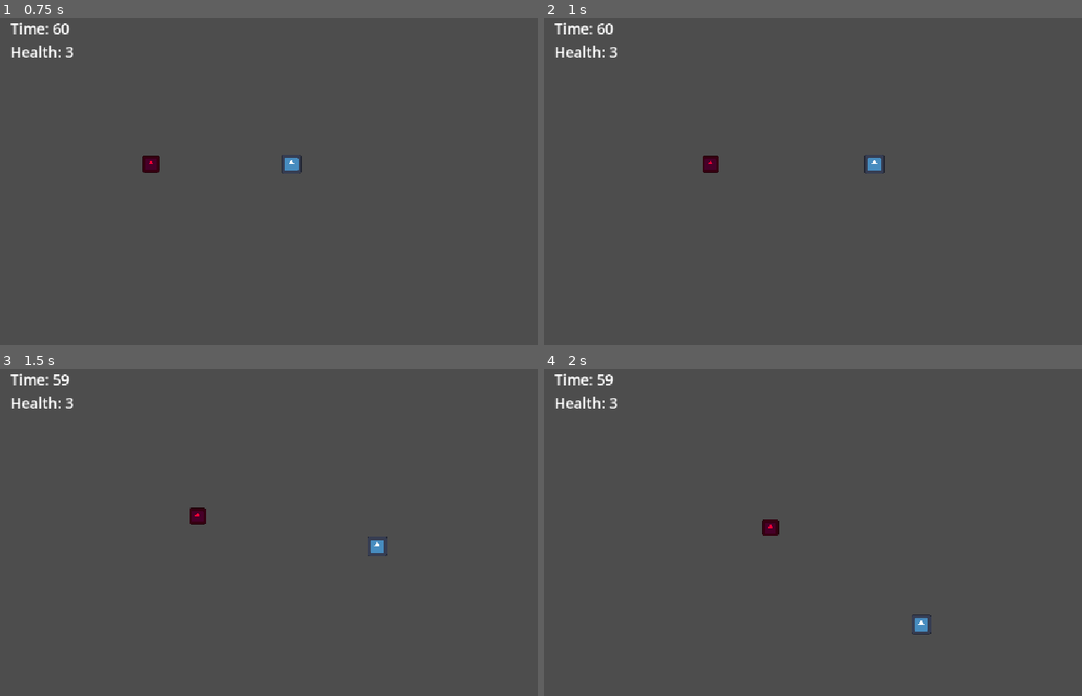
Above: before the commit, frames 1-4 (two rows, left to right).
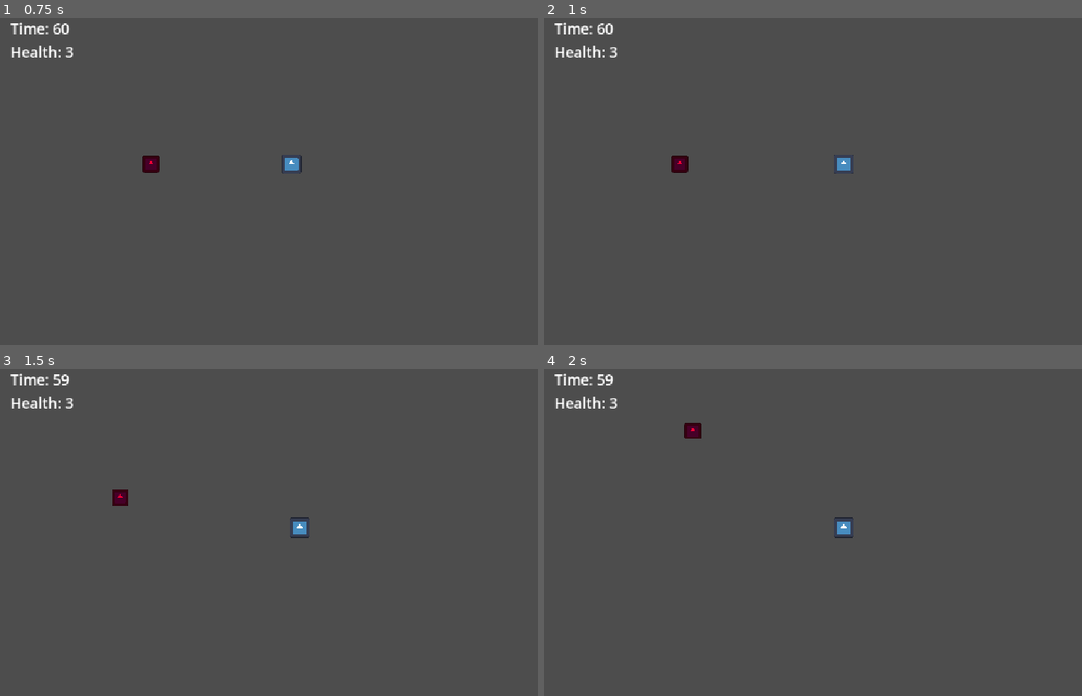
Above: after the commit, the same moments.

Repository: Tin0709/Last60Seconds
Game: Godot game, scene res://game.tscn
The game is run twice, just before and just after one commit, with the same random seed, the same clock (stepped at 60 frames per second) and the same inputs. The engine's default icon, where the game draws it, is replaced by a stand-in: a white triangle on a blue panel in a dark square.
Inputs:
- Up to frame 1 (0.75 s): hold D (move_right) from 0.53 s (still down)
- Up to frame 2 (1 s): keep holding D (move_right)
- Up to frame 3 (1.5 s): release D (move_right) at 1.28 s; hold S (move_down) from 1.28 s (still down)
- Up to frame 4 (2 s): keep holding S (move_down)

Frame 1 is identical in both runs. In frame 2, 0.5% of the frame differs, in the area x 23-64%, y 41-48%; in frame 3, 0.5%; in frame 4, 0.6%, in the area x 26-73%, y 16-82%.

Commit message:
Add camera and larger world bounds

Diff:
--- a/game.gd
+++ b/game.gd
@@ -1,4 +1,6 @@
 extends Node2D
+
+@export var world_bounds: Rect2 = Rect2(0, 0, 2400, 1600)
 
 var time_remaining: float = 60.0
 var game_ended: bool = false
@@ -9,6 +11,12 @@
 @onready var health_label: Label = $HUD/HealthLabel
 
 func _ready() -> void:
+	$Player.world_bounds = world_bounds
+	var camera: Camera2D = $Player/Camera2D
+	camera.limit_left = int(world_bounds.position.x)
+	camera.limit_top = int(world_bounds.position.y)
+	camera.limit_right = int(world_bounds.end.x)
+	camera.limit_bottom = int(world_bounds.end.y)
 	$Player.health_changed.connect(_on_player_health_changed)
 	_on_player_health_changed($Player.health)
 
@@ -34,24 +42,24 @@
 		spawn_time_remaining = lerpf(5.0, 2.0, progress)
 
 func spawn_enemy() -> void:
-	var screen_size = get_viewport_rect().size
 	var radius: float = $Enemy/CollisionShape2D.shape.radius
+	var spawn_bounds = world_bounds.grow(-radius)
 	for attempt in range(8):
 		var spawn_position: Vector2
 		match randi_range(0, 3):
 			0:
-				spawn_position = Vector2(radius, randf_range(radius, screen_size.y - radius))
+				spawn_position = Vector2(spawn_bounds.position.x, randf_range(spawn_bounds.position.y, spawn_bounds.end.y))
 			1:
-				spawn_position = Vector2(screen_size.x - radius, randf_range(radius, screen_size.y - radius))
+				spawn_position = Vector2(spawn_bounds.end.x, randf_range(spawn_bounds.position.y, spawn_bounds.end.y))
 			2:
-				spawn_position = Vector2(randf_range(radius, screen_size.x - radius), radius)
+				spawn_position = Vector2(randf_range(spawn_bounds.position.x, spawn_bounds.end.x), spawn_bounds.position.y)
 			3:
-				spawn_position = Vector2(randf_range(radius, screen_size.x - radius), screen_size.y - radius)
-		if spawn_position.distance_to($Player.position) < 100.0:
+				spawn_position = Vector2(randf_range(spawn_bounds.position.x, spawn_bounds.end.x), spawn_bounds.end.y)
+		if spawn_position.distance_to($Player.global_position) < 100.0:
 			continue
 		var enemy = $Enemy.duplicate()
-		enemy.position = spawn_position
 		add_child(enemy)
+		enemy.global_position = spawn_position
 		return
 
 func end_game(message: String) -> void:
--- a/game.tscn
+++ b/game.tscn
@@ -24,6 +24,9 @@
 
 [node name="CollisionShape2D" type="CollisionShape2D" parent="Player" unique_id=2014221652]
 shape = SubResource("CircleShape2D_jpyye")
+
+[node name="Camera2D" type="Camera2D" parent="Player"]
+position_smoothing_enabled = false
 
 [node name="Enemy" type="CharacterBody2D" parent="." unique_id=501922679 groups=["enemies"]]
 position = Vector2(200, 300)
--- a/player.gd
+++ b/player.gd
@@ -6,6 +6,7 @@
 @export var player_radius: float = 20.0
 
 var health: int = 3
+var world_bounds: Rect2
 var damage_cooldown: float = 0.0
 var knockback_direction: Vector2 = Vector2.ZERO
 var knockback_time_remaining: float = 0.0
@@ -25,7 +26,7 @@
 		knockback_time_remaining = maxf(knockback_time_remaining - delta, 0.0)
 	move_and_slide()
 
-	keep_inside_screen()
+	keep_inside_world()
 
 
 func take_damage(enemy_position: Vector2) -> void:
@@ -40,17 +41,16 @@
 	health_changed.emit(health)
 
 
-func keep_inside_screen():
-	var screen_size = get_viewport_rect().size
+func keep_inside_world():
 
-	position.x = clamp(
-		position.x,
-		player_radius,
-		screen_size.x - player_radius
+	global_position.x = clampf(
+		global_position.x,
+		world_bounds.position.x + player_radius,
+		world_bounds.end.x - player_radius
 	)
 
-	position.y = clamp(
-		position.y,
-		player_radius,
-		screen_size.y - player_radius
+	global_position.y = clampf(
+		global_position.y,
+		world_bounds.position.y + player_radius,
+		world_bounds.end.y - player_radius
 	)
